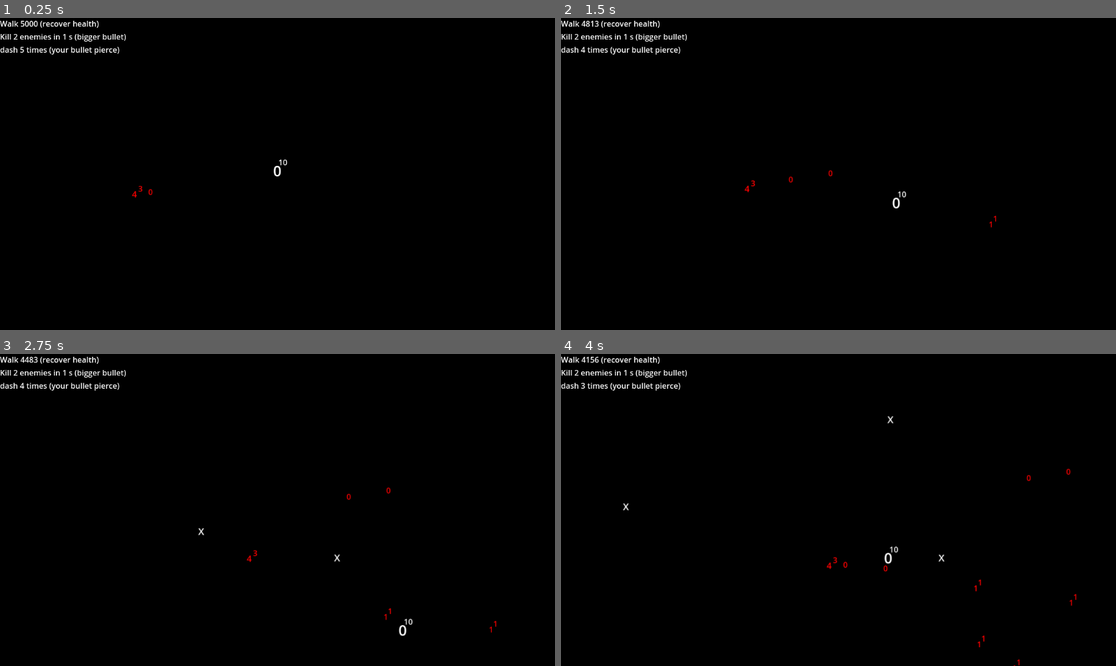
Above: before the commit, frames 1-4 (two rows, left to right).
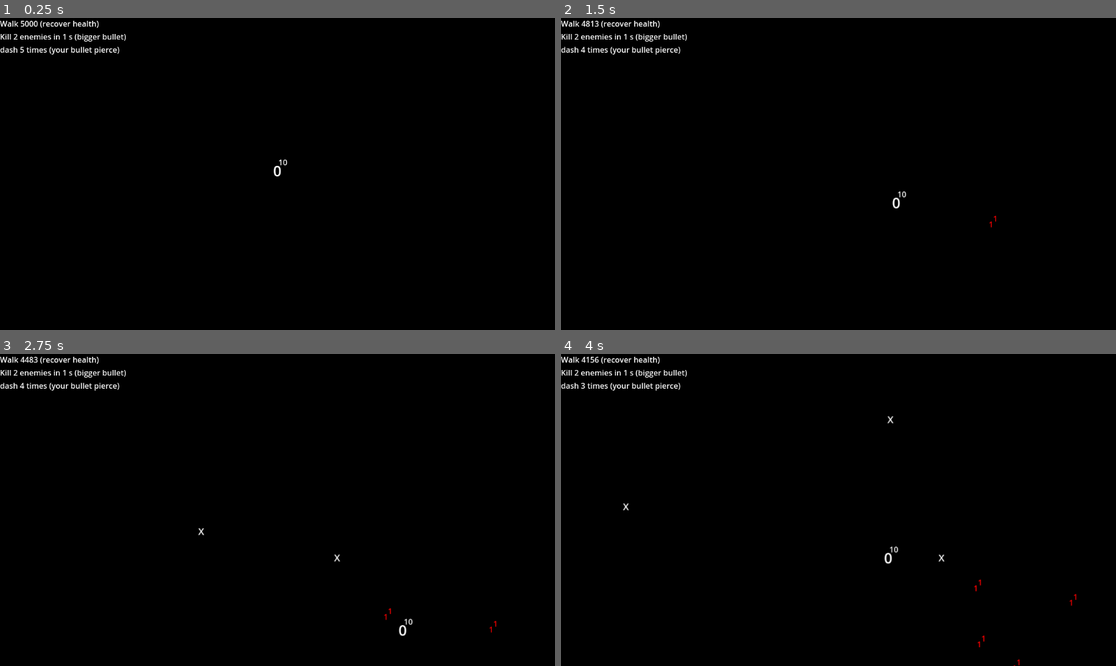
Above: after the commit, the same moments.

Repository: sentinelle28/game_jam_power
Game: Godot game, scene res://scene/gameplay_scene/gameplay_scene.tscn
Two runs of this game, one before a commit and one after it. Both use one fixed random seed, a clock stepped at 60 frames per second and the inputs below. The project has no main scene, so this scene is started directly.
Inputs (mouse positions are in pixels of both pictures, inside the frame that each line leads up to):
- Up to frame 1 (0.25 s): no input
- Up to frame 2 (1.5 s): tap Enter at 0.5 s; move the mouse to (960, 158) at 0.52 s; hold Right (ui_right) 0.53-1.28 s; click (960, 158) at 0.6 s; move the mouse to (727, 189) at 1.27 s; hold Down (ui_down) from 1.28 s (still down); tap Shift (dash) at 1.35 s
- Up to frame 3 (2.75 s): click (166, 525) at 1.55 s; move the mouse to (333, 441) at 2.02 s; release Down (ui_down) at 2.03 s; hold Right (ui_right) from 2.03 s (still down); click (333, 441) at 2.1 s
- Up to frame 4 (4 s): move the mouse to (810, 572) at 2.77 s; release Right (ui_right) at 2.78 s; hold Up (ui_up) 2.78-3.53 s; click (810, 572) at 2.85 s; move the mouse to (1005, 556) at 3.52 s; hold Left (ui_left) from 3.53 s (still down); tap Shift (dash) at 3.6 s; click (1005, 556) at 3.8 s

The runs differ from the first frame. In frame 1, less than 0.1% of the frame differs, in the area x 23-28%, y 53-58%; in frame 2, less than 0.1%; in frame 3, less than 0.1%; in frame 4, less than 0.1%, in the area x 47-92%, y 36-70%.

Commit message:
added feature: difficulty scaling

Diff:
--- a/autoload/pause_menu/level_up/level_up_menu.gd
+++ b/autoload/pause_menu/level_up/level_up_menu.gd
@@ -14,3 +14,4 @@
 	AudioController._play("mega")
 	hide()
 	get_tree().paused = false
+	EnvironnementVar._change_difficulty()
--- a/autoload/ref/enemy_ref/enemy_ref.gd
+++ b/autoload/ref/enemy_ref/enemy_ref.gd
@@ -3,7 +3,14 @@
 var array_of_enemy:Array[PackedScene] = [
 	preload("res://c_actor/enemy/first_enemy.tscn"),
 	preload("res://c_actor/enemy/one_way_block.tscn"),
-	preload("res://c_actor/enemy/tank.tscn")]
+	preload("res://c_actor/enemy/tank.tscn"),
+	preload("res://c_actor/enemy/shooter.tscn")]
 
 func get_random_enemy()->BaseEnemy:
-	return array_of_enemy[0].instantiate()
+	var possible:Array[int] = []
+	for i:int in range(len(array_of_enemy)):
+		if i+1 <= EnvironnementVar.difficulty:
+			possible.append(i)
+		else:
+			break
+	return array_of_enemy[possible.pick_random()].instantiate()
--- a/autoload/stats/environnement_stats/environnement_var.gd
+++ b/autoload/stats/environnement_stats/environnement_var.gd
@@ -2,10 +2,29 @@
 
 
 var time_between_enemy:float = 1.5
+
+var difficulty_scaling:float = 0.25
+
 var difficulty:float = 1
 var power_spawn_time:float = 3.0
+
+var spawn_time_scale:float = 0.35 #x/2
+var heigh_time_scale:float = 1.15
 
 func _reset()->void:
 	time_between_enemy = 1.5
 	difficulty = 1
 	power_spawn_time = 3.0
+
+func _change_difficulty()->void:
+	_augment_difficulty(difficulty_scaling)
+	Taskmanager._update_task_requiered()
+
+
+func _augment_difficulty(to_add:float)->void:
+	difficulty += to_add
+	time_between_enemy = get_spawn_value(difficulty)
+
+func get_spawn_value(value:float)->float:
+	var calc_value:float = spawn_time_scale*(cos(value*PI)) + heigh_time_scale
+	return calc_value
--- a/autoload/task/task/taskmanager.gd
+++ b/autoload/task/task/taskmanager.gd
@@ -69,3 +69,11 @@
 	var upgrades:Array[String] = UpgradeRef.get_random_upgrades()
 	for i:int in range(number_of_task_to_gen):
 		current_task[i]._init_task(UpgradeRef.get_positive_upgrade(upgrades[i]),upgrades[i])
+
+
+func _update_task_requiered()->void:
+	number_of_task_needed_for_artifact =get_new_task_for_artifact(EnvironnementVar.difficulty)
+
+func get_new_task_for_artifact(value:float)->int:
+	var calc_value:float = 0.25*(value**2) + 3
+	return int(calc_value)
--- a/c_actor/bullet/enemy_bullet/enemy_bullet.tscn
+++ b/c_actor/bullet/enemy_bullet/enemy_bullet.tscn
@@ -7,6 +7,7 @@
 
 [node name="Enemy_bullet" type="Area2D"]
 modulate = Color(1, 0, 0, 1)
+scale = Vector2(2, 2)
 collision_layer = 8
 script = ExtResource("1_t1hm5")
 
--- a/scene/gameplay_scene/gameplay_scene.tscn
+++ b/scene/gameplay_scene/gameplay_scene.tscn
@@ -1,9 +1,8 @@
-[gd_scene load_steps=9 format=3 uid="uid://dcs2wn2evyh26"]
+[gd_scene load_steps=8 format=3 uid="uid://dcs2wn2evyh26"]
 
 [ext_resource type="Script" path="res://scene/gameplay_scene/gameplay_scene.gd" id="1_675iu"]
 [ext_resource type="PackedScene" uid="uid://ilu10aeoctvd" path="res://c_actor/player/player.tscn" id="1_p24uq"]
 [ext_resource type="Script" path="res://scene/gameplay_scene/enemy_spawner.gd" id="4_y7hli"]
-[ext_resource type="PackedScene" uid="uid://bxh2rv6s1amt6" path="res://c_actor/enemy/shooter.tscn" id="4_yt7n8"]
 
 [sub_resource type="RectangleShape2D" id="RectangleShape2D_o1111"]
 size = Vector2(66, 1287)
@@ -90,9 +89,6 @@
 [node name="player" parent="." instance=ExtResource("1_p24uq")]
 position = Vector2(576, 320)
 
-[node name="Shooter" parent="." instance=ExtResource("4_yt7n8")]
-position = Vector2(272, 368)
-
 [connection signal="area_entered" from="enemy_boundary" to="." method="_on_enemy_boundary_area_entered"]
 [connection signal="area_entered" from="bullet_boundary" to="." method="_on_area_2d_area_entered"]
 [connection signal="timeout" from="enemy_spawner/Timer" to="enemy_spawner" method="_on_timer_timeout"]
